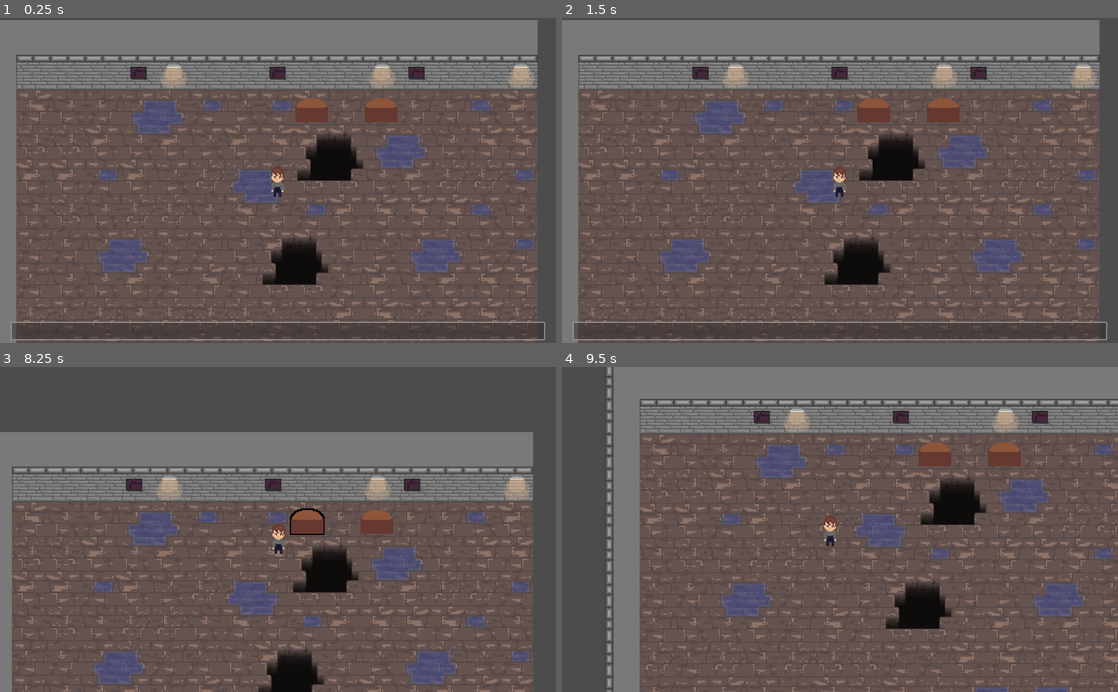
Above: before the commit, frames 1-4 (two rows, left to right).
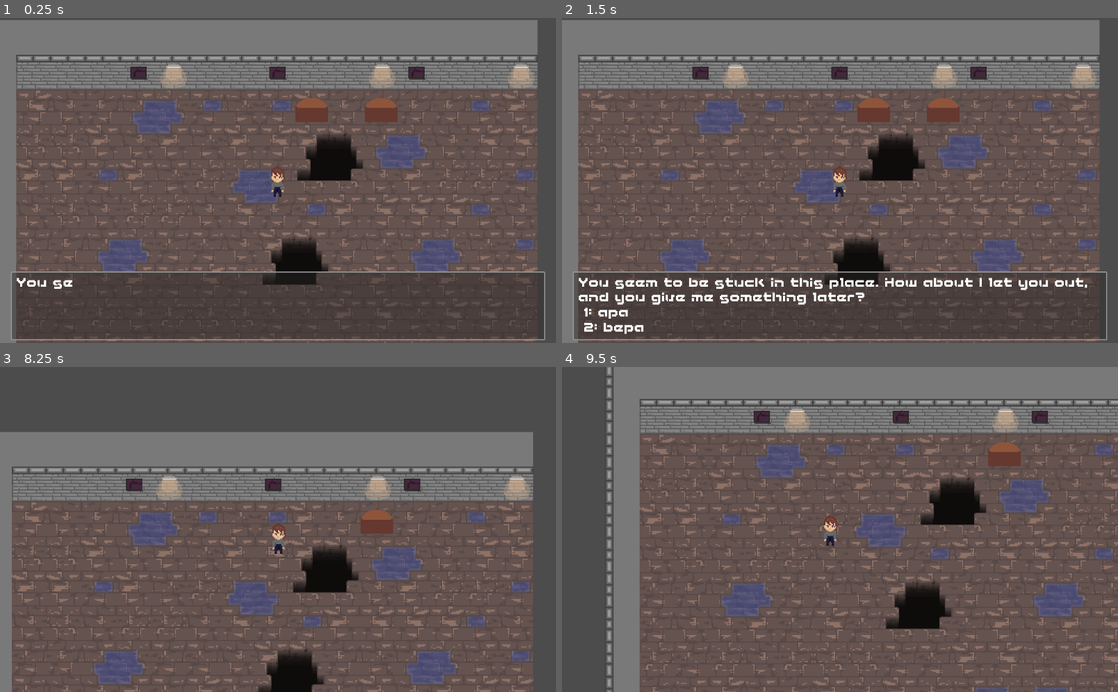
Above: after the commit, the same moments.

Repository: Drauthius/ld45
Game: Godot game, scene res://scn/Game.tscn
Same seed, same stepped clock (60 frames per second), same inputs: the game is played once before the commit and once after it.
Inputs (mouse positions are in pixels of both pictures, inside the frame that each line leads up to):
- Up to frame 1 (0.25 s): no input
- Up to frame 2 (1.5 s): tap Enter (player_interact) at 0.5, 0.6, 1.35 s; move the mouse to (962, 164) at 0.52 s; hold Right (player_right) 0.53-1.28 s; click (962, 164) at 0.67 s; tap Space at 0.77, 1.25 s; move the mouse to (728, 196) at 1.27 s; hold Down (player_down) from 1.28 s (still down)
- Up to frame 3 (8.25 s): tap Space at 1.52, 3.02, 3.77, 4.52, 6.02, 6.77, 7.52 s; tap Enter (player_interact) at 2, 2.3, 3.05, 3.8, 4.35, 5.1, 6.05, 6.8, 7.55, 8.1 s; move the mouse to (333, 458) at 2.02 s; release Down (player_down) at 2.03 s; hold Right (player_right) 2.03-2.78 s; tap 1 at 2.1, 5.85 s; move the mouse to (250, 594) at 2.77 s; hold Up (player_up) 2.78-3.53 s; tap 9 at 2.85, 6.6 s; click (250, 594) at 2.92 s; move the mouse to (444, 578) at 3.52 s; hold Left (player_left) 3.53-5.03 s; tap 0 at 3.6, 7.35 s; move the mouse to (111, 480) at 4.27 s; move the mouse to (305, 529) at 5.02 s; hold Down (player_down) 5.03-5.78 s; click (305, 529) at 5.17 s; move the mouse to (194, 448) at 5.77 s; hold Right (player_right) 5.78-6.53 s; move the mouse to (400, 513) at 6.52 s; hold Up (player_up) 6.53-7.28 s; move the mouse to (166, 545) at 7.27 s; hold Right (player_right) 7.28-8.03 s; click (166, 545) at 7.42 s; move the mouse to (333, 458) at 8.02 s; hold Down (player_down) from 8.03 s (still down)
- Up to frame 4 (9.5 s): move the mouse to (812, 594) at 8.77 s; release Down (player_down) at 8.78 s; hold Left (player_left) from 8.78 s (still down); tap Enter (player_interact) at 8.85 s; tap Space at 9.02 s

The runs differ from the first frame. In frame 1, 11% of the frame differs, in the area x 2-99%, y 77-94%; in frame 2, 12%, in the area x 2-99%, y 77-98%; in frame 3, 0.4%; in frame 4, 0.3%.

Commit message:
Fix font problems and make interacted things disappear

Diff:
--- a/res/theme.tres
+++ b/res/theme.tres
@@ -1,10 +1,9 @@
 [gd_resource type="Theme" load_steps=3 format=2]
 
-[ext_resource path="res://ttf/ADDLG___.TTF" type="DynamicFontData" id=1]
+[ext_resource path="res://ttf/BMarmy.TTF" type="DynamicFontData" id=1]
 
 [sub_resource type="DynamicFont" id=1]
-size = 18
-outline_size = 1
+size = 24
 outline_color = Color( 0, 0, 0, 1 )
 font_data = ExtResource( 1 )
 
--- a/scn/Dialogue.tscn
+++ b/scn/Dialogue.tscn
@@ -46,5 +46,5 @@
 
 [node name="Description" type="Label" parent="PanelContainer/VBoxContainer"]
 margin_right = 964.0
-margin_bottom = 19.0
+margin_bottom = 24.0
 autowrap = true
--- a/src/Player.gd
+++ b/src/Player.gd
@@ -1,6 +1,11 @@
 extends "res://src/Character.gd"
 
 onready var interactable = null
+
+func _process(_delta):
+	if Input.is_action_just_pressed("player_interact") and interactable != null:
+		interactable.queue_free()
+		interactable = null
 
 func _physics_process(_delta):
 	if dead or $"..".paused:
